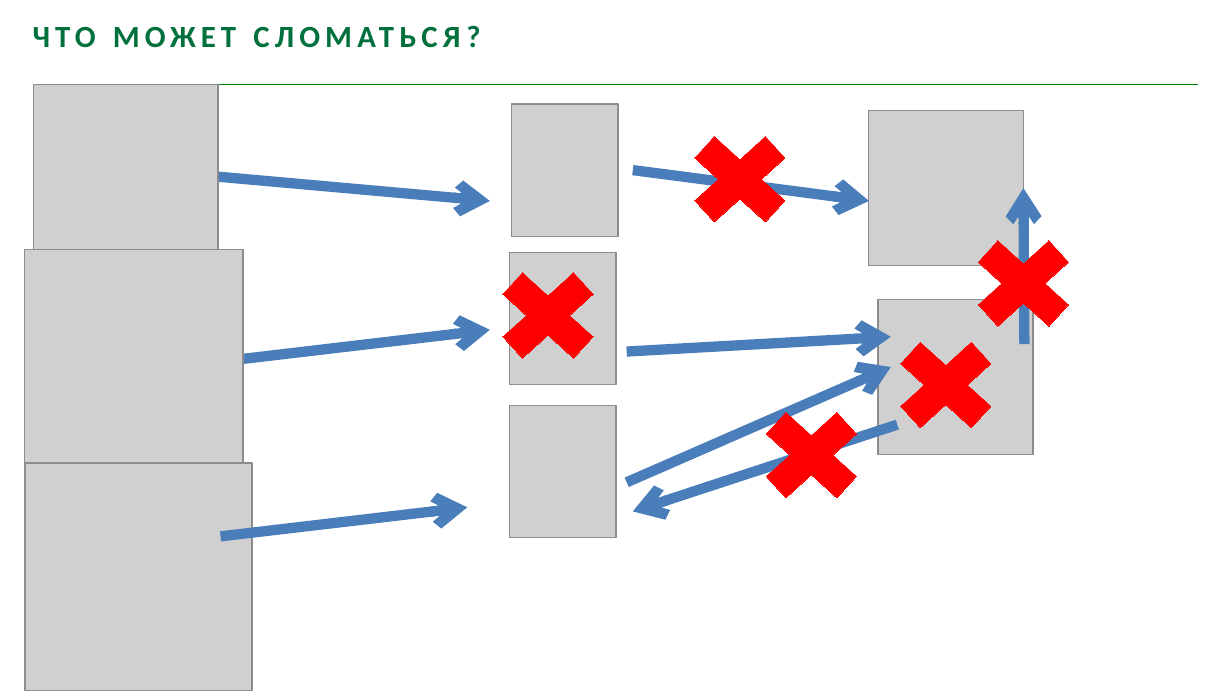
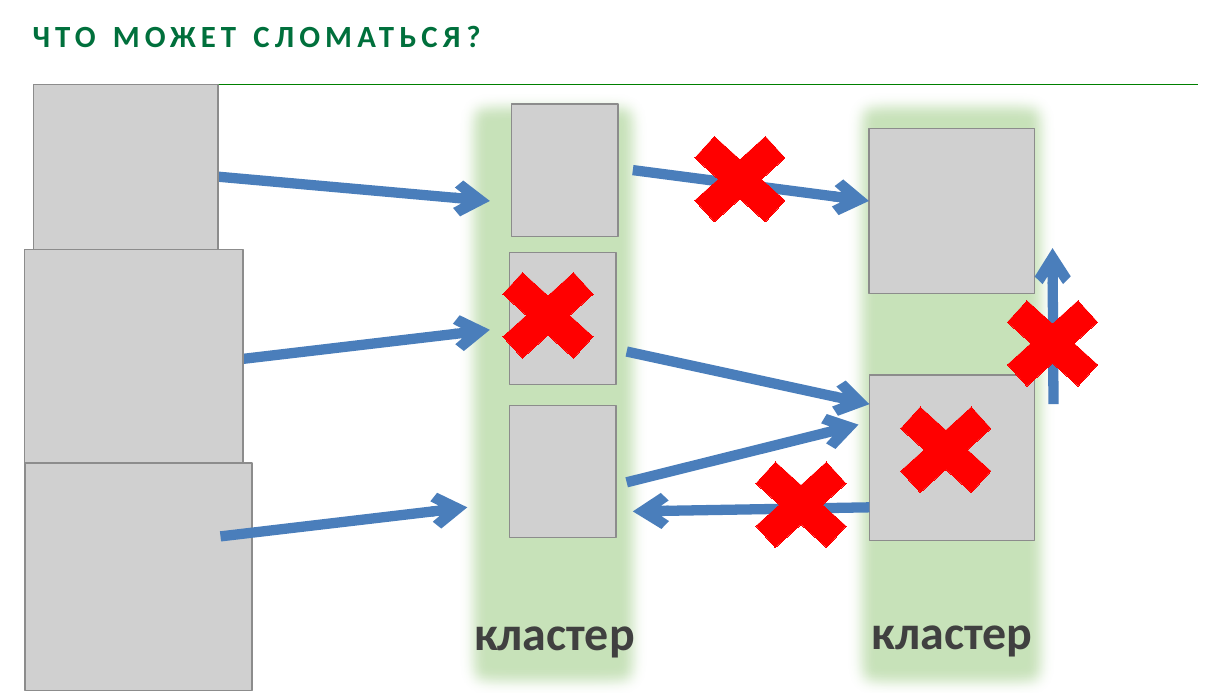
Before and after one commit to youhavebeenforked/JavaSchoolCourse, a slide deck: slide 9 of lessons/18_Hibernate/Лекция Distributed Systems.pptx (slide 10 before the commit). Drawn at 1232x693 pixels with LibreOffice and Linux fonts; fonts in the diff are those of the drawing; grey boxes stand for pictures; background and template pictures are left out. Boxes give left, top, right and bottom in pixels: in the first picture for what was removed or moved away, otherwise in the second. Text is boxed around its words. In the diff, an @@ line names an element or a change of style, - is before the commit and + after.

```diff
--- a/lessons/18_Hibernate/Лекция Distributed Systems.pptx
+++ b/lessons/18_Hibernate/Лекция Distributed Systems.pptx
@@ rectangle added at (x1=451, y1=85, x2=654, y2=693), fill #61AD3A at 35% opacity @@
@@ rectangle added at (x1=839, y1=85, x2=1062, y2=693), fill #61AD3A at 35% opacity @@
@@ picture resized from (x1=869, y1=111, x2=1024, y2=266) to (x1=869, y1=128, x2=1034, y2=293) @@
@@ arrow moved from (1025, 344) - (1024, 188) to (1053, 404) - (1052, 248) @@
@@ picture removed at (x1=878, y1=299, x2=1034, y2=455) @@
@@ cross moved from (x1=956, y1=222, x2=1092, y2=345) to (x1=984, y1=282, x2=1120, y2=405) @@
@@ arrow moved from (627, 351) - (891, 336) to (627, 351) - (870, 404) @@
@@ picture added at (x1=870, y1=375, x2=1035, y2=540) @@
@@ cross moved from (x1=878, y1=323, x2=1014, y2=446) to (x1=878, y1=388, x2=1014, y2=511) @@
@@ arrow moved from (627, 482) - (891, 367) to (627, 482) - (859, 425) @@
@@ cross moved from (x1=744, y1=393, x2=880, y2=516) to (x1=733, y1=444, x2=869, y2=567) @@
@@ arrow moved from (897, 425) - (633, 511) to (870, 508) - (633, 511) @@
@@ text added at (x1=474, y1=626, x2=635, y2=662), 28 pt, text #404040, bold @@
+кластер
@@ text added at (x1=872, y1=625, x2=1033, y2=657), 28 pt, text #404040, bold @@
+кластер
```
Also in this commit, not shown: 27 other slides changed, 9 slides added, 12 slides removed.
